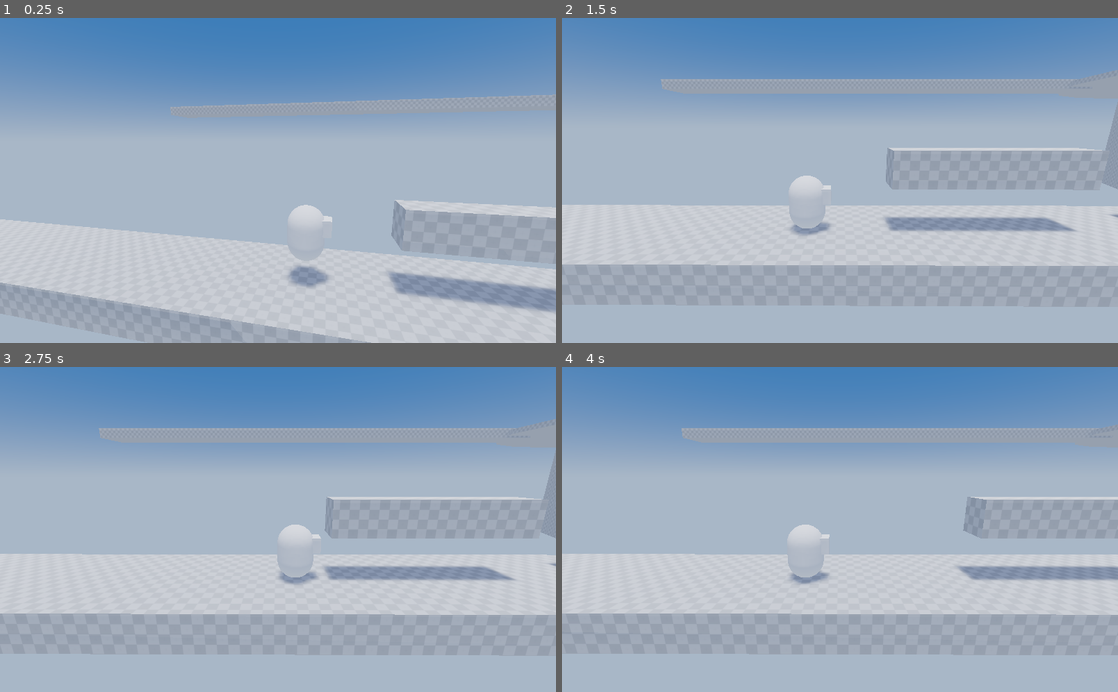
Above: before the commit, frames 1-4 (two rows, left to right).
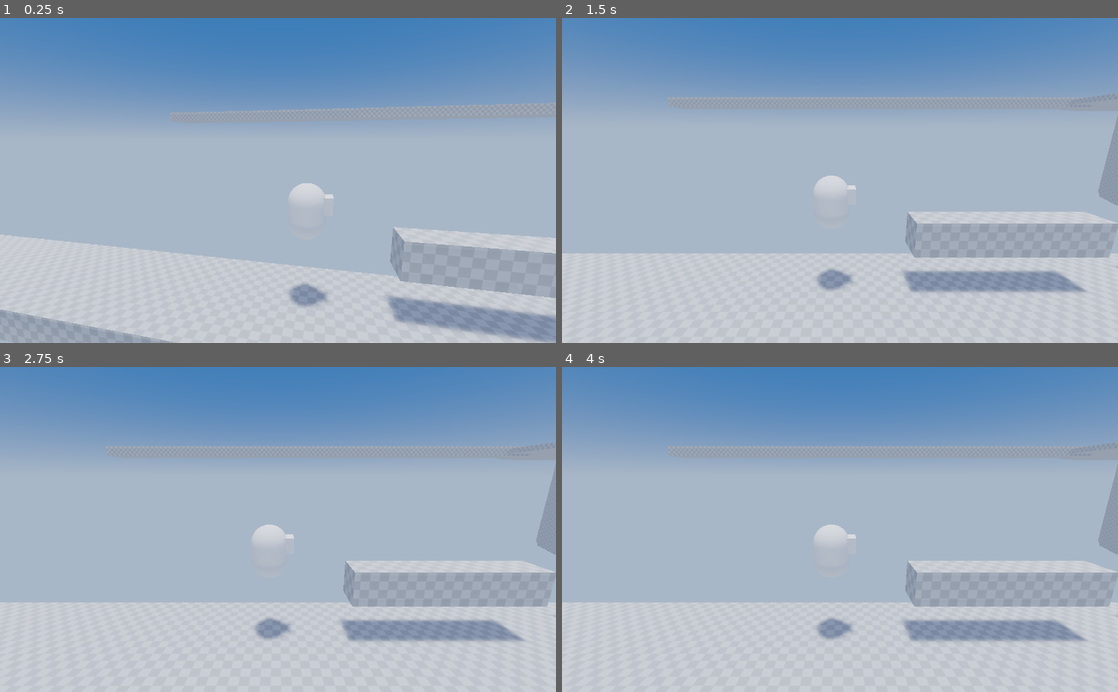
Above: after the commit, the same moments.

Repository: Pyxus/tugdc_project
Game: Godot game, scene res://src/main.tscn
Same seed, same stepped clock (60 frames per second), same inputs: the game is played once before the commit and once after it.
Inputs:
- Up to frame 1 (0.25 s): no input
- Up to frame 2 (1.5 s): hold Right (ui_right) 0.53-1.28 s; hold Left (ui_left) from 1.28 s (still down)
- Up to frame 3 (2.75 s): release Left (ui_left) at 2.03 s; hold Right (ui_right) from 2.03 s (still down)
- Up to frame 4 (4 s): release Right (ui_right) at 2.78 s; hold Up (ui_up) 2.78-3.53 s; hold Left (ui_left) from 3.53 s (still down)

The runs differ from the first frame. In frame 1, 20% of the frame differs, in the area x 0-100%, y 23-100%; in frame 2, 37%, in the area x 0-100%, y 16-100%; in frame 3, 37%; in frame 4, 37%.
Error after the commit: Invalid get index 'curve' (on base: 'null instance'). (res://src/player/player.gd:36)

Commit message:
Added kinematic path follower

Diff:
--- /dev/null
+++ b/lib/nodes/3d/kinematic_path_follower.gd
@@ -0,0 +1,63 @@
+class_name KinematicPathFollower
+extends KinematicBody
+## docstring
+
+#signals
+
+#enums
+
+#constants
+
+#preloaded scripts and scenes
+
+export var path_to_follow: NodePath setget set_path_to_follow
+
+#public variables
+
+var _velocity: Vector3
+var _travel_path: Path
+var _path_follow := PathFollow.new()
+
+#onready variables
+
+
+#optional built-in virtual _init method
+
+func _ready() -> void:
+	_path_follow.rotation_mode = PathFollow.ROTATION_ORIENTED
+	_path_follow.loop = false
+	set_path_to_follow(path_to_follow)
+	pass
+
+#remaining built-in virtual methods
+
+func get_path_velocity(offset_increment: float, delta: float) -> Vector2:
+	if _path_follow != null:
+		_path_follow.offset = _travel_path.curve.get_closest_offset(translation)
+		_path_follow.offset += offset_increment
+		var path_translation = (_path_follow.translation - translation) / delta
+		return Vector2(path_translation.x, path_translation.z)
+	else:
+		push_warning("Failed to get path velocity. Travel path may not be set.")
+	return Vector2.ZERO
+
+
+func set_path_to_follow(value: NodePath) -> void:
+	path_to_follow = value
+
+	if is_inside_tree():
+		var path_node = get_node(value)
+		_travel_path = path_node
+
+		if path_node != null:
+			assert(path_node is Path, "Travel path must be of type Path.")
+			if _path_follow.is_inside_tree():
+				_path_follow.get_parent().remove_child(_path_follow)
+			path_node.add_child(_path_follow)
+
+
+#private methods
+
+#signal methods
+
+#inner classes
--- a/lib/nodes/kinematic_path_traveler.gd
+++ /dev/null
@@ -1,57 +0,0 @@
-extends KinematicBody
-## docstring
-
-#signals
-
-#enums
-
-#constants
-
-#preloaded scripts and scenes
-
-export var travel_path: NodePath setget set_travel_path
-
-#public variables
-
-var _velocity: Vector3
-var _travel_path: Path
-var _path_follow := PathFollow.new()
-
-#onready variables
-
-
-#optional built-in virtual _init method
-
-#built-in virtual _ready method
-
-#remaining built-in virtual methods
-
-func move_along_path(increment: float, delta: float) -> void:
-	if _path_follow.is_inside_tree():
-		_path_follow.offset = _travel_path.curve.get_closest_offset(translation)
-		_path_follow.offset += increment
-
-	var path_translation = (_path_follow.translation - translation) / delta
-	rotation = _path_follow.rotation
-	_velocity.x = path_translation.x
-	_velocity.z = path_translation.z
-
-
-func set_travel_path(value: NodePath) -> void:
-	var path_node = get_node_or_null(value)
-	_travel_path = path_node
-
-	if path_node != null:
-		assert(path_node is Path, "Travel path must be of type Path.")
-		if _path_follow.is_inside_tree():
-			_path_follow.get_parent().remove_child(_path_follow)
-		path_node.add_child(_path_follow)
-		travel_path = value
-		return
-
-
-#private methods
-
-#signal methods
-
-#inner classes
--- a/project.godot
+++ b/project.godot
@@ -9,12 +9,18 @@
 config_version=4
 
 _global_script_classes=[ {
+"base": "KinematicBody",
+"class": "KinematicPathFollower",
+"language": "GDScript",
+"path": "res://lib/nodes/3d/kinematic_path_follower.gd"
+}, {
 "base": "Object",
 "class": "Math",
 "language": "GDScript",
 "path": "res://lib/misc/math.gd"
 } ]
 _global_script_class_icons={
+"KinematicPathFollower": "",
 "Math": ""
 }
 
--- a/src/main.tscn
+++ b/src/main.tscn
@@ -35,7 +35,7 @@
 
 [sub_resource type="Curve3D" id=4]
 _data = {
-"points": PoolVector3Array( 0, 0, 0, 0, 0, 0, -43.7566, -6.7 …(339 unchanged characters)…  0, 0, 51.0258, 1.14441e-05, 0.259064, -6.52284, 6.79493e-06, 0.137487, 6.02813, -6.27958e-06, -0.127059, 70.8284, 8.46386e-06, 0.961008, -5.09158, 6.79493e-06, 2.16927, 4.00664, -6.79493e-06, -2.82339, 87.335, 8.46386e-06, -1.38313, -3.51827, 6.79493e-06, 5.46054, 3.51827, -6.79493e-06, -5.46054, 97.6883, 8.46386e-06, -10.955, -0.951477, 6.79493e-06, 6.49807, 0.841696, -6.01094e-06, -5.74833, 104.027, 1.52588e-05, -25.0276, 1.86108, 6.79493e-06, 5.25312, -1.86108, -6.79493e-06, -5.25312, 102.942, 1.52588e-05, -42.2736, 4.9866, 6.79493e-06, 3.29967, -4.9866, -6.79493e-06, -3.29967, 92.9855, 1.52588e-05, -54.1116, 7.6746, 6.79493e-06, 0.666744, -10.2703, -9.0931e-06, -0.892249, 76.6553, 1.52588e-05, -60.5465, 4.5058 …(269 unchanged characters)…
+"points": PoolVector3Array( 0, 0, 0, 0, 0, 0, -43.7566, -6.7 …(339 unchanged characters)…  0, 0, 51.0258, 1.14441e-05, 0.259064, -3.4896, 8.46386e-06, 0.183268, 3.4896, -8.46386e-06, -0.183268, 70.8284, 8.46386e-06, 0.961008, -3.79005, 6.79493e-06, 1.35149, 3.79005, -6.79493e-06, -1.35149, 87.335, 8.46386e-06, -1.38313, -1.86607, 8.46386e-06, 2.65493, 1.86607, -8.46386e-06, -2.65493, 98.3403, 0, -10.4533, -0.279961, 1.52588e-05, 1.53765, 0.279961, -1.52588e-05, -1.53765, 104.027, 1.52588e-05, -25.0276, 0.720535, 1.52588e-05, 2.73056, -0.720535, -1.52588e-05, -2.73056, 102.942, 1.52588e-05, -42.2736, 2.02345, 1.52588e-05, 1.29501, -2.02345, -1.52588e-05, -1.29501, 92.9136, 1.52588e-05, -54.2311, 3.14628, 1.52588e-05, 0.245018, -3.14628, -1.52588e-05, -0.245018, 76.6553, 1.52588e-05, -60.5465, 4.5058 …(269 unchanged characters)…
 "tilts": PoolRealArray( 0, 0, 0, 0, 0, 0, 0, 0, 0, 0, 0, 0, 0, 0, 0, 0, 0, 0, 0 )
 }
 
@@ -140,15 +140,14 @@
 shape = SubResource( 7 )
 
 [node name="Player" parent="Level" instance=ExtResource( 1 )]
-transform = Transform( 1, 0, 0, 0, 1, 0, 0, 0, 1, -9.885, 6.40143, 0 )
-path_follow = NodePath("../Path/PathFollow")
+transform = Transform( -4.37114e-08, 0, 1, 0, 1, 0, -1, 0, -4.37114e-08, -9.885, 6.40143, 0 )
 
 [node name="Path" type="Path" parent="Level"]
 transform = Transform( 1, 0, 0, 0, 1, 0, 0, 0, 1, 0, 50, 0 )
 curve = SubResource( 4 )
 
 [node name="PathFollow" type="PathFollow" parent="Level/Path"]
-transform = Transform( -1.49396e-07, -2.2796e-12, 0.999995, 0, 1, 2.27959e-12, -1, 3.40562e-19, -1.49395e-07, -43.7566, -6.79493e-06, 0.258943 )
+transform = Transform( 0, -2.2796e-12, 0.999995, 0, 1, 2.27959e-12, -1, 0, 0, -43.7566, -6.79493e-06, 0.258943 )
 rotation_mode = 4
 loop = false
 
--- a/src/player/player.gd
+++ b/src/player/player.gd
@@ -1,35 +1,26 @@
-extends KinematicBody
-
-export var path_follow: NodePath
+extends KinematicPathFollower
 
 var velocity: Vector3
 var jump_motion = Math.calc_jump_motion(10, .5, .4, true)
 
-onready var _path_follow: PathFollow = get_node(path_follow)
-
 func _ready() -> void:
+	_path_follow.rotation_mode = PathFollow.ROTATION_ORIENTED
+	_path_follow.loop = false
 	pass
 
 
 func _physics_process(delta: float) -> void:
 	if _path_follow != null:
-		var path: Path = _path_follow.get_parent()
-		_path_follow.offset = path.curve.get_closest_offset(translation)
+		var offset_increment: float = int(Input.is_action_pressed("ui_right")) - int(Input.is_action_pressed("ui_left"))
+		var path_velocity := get_path_velocity(offset_increment * .3, delta)
+		var gravity = jump_motion.fall_gravity if velocity.y > 0 else jump_motion.jump_gravity
 
-		if Input.is_action_pressed("ui_right"):
-			_path_follow.offset  += .3
-		elif Input.is_action_pressed("ui_left"):
-			_path_follow.offset  += -.3
-
-		var path_translation = (_path_follow.translation - translation) / delta
-		rotation = _path_follow.rotation
-		velocity.x = path_translation.x
-		velocity.z = path_translation.z
-
-		var gravity = jump_motion.fall_gravity if velocity.y > 0 else jump_motion.jump_gravity
+		velocity.x = path_velocity.x
+		velocity.z = path_velocity.y
 		velocity.y += gravity * delta
 
 		if Input.is_action_just_pressed("ui_up"):
 			velocity.y = jump_motion.jump_velocity
 
+	rotation = _path_follow.rotation
 	velocity = move_and_slide(velocity)
